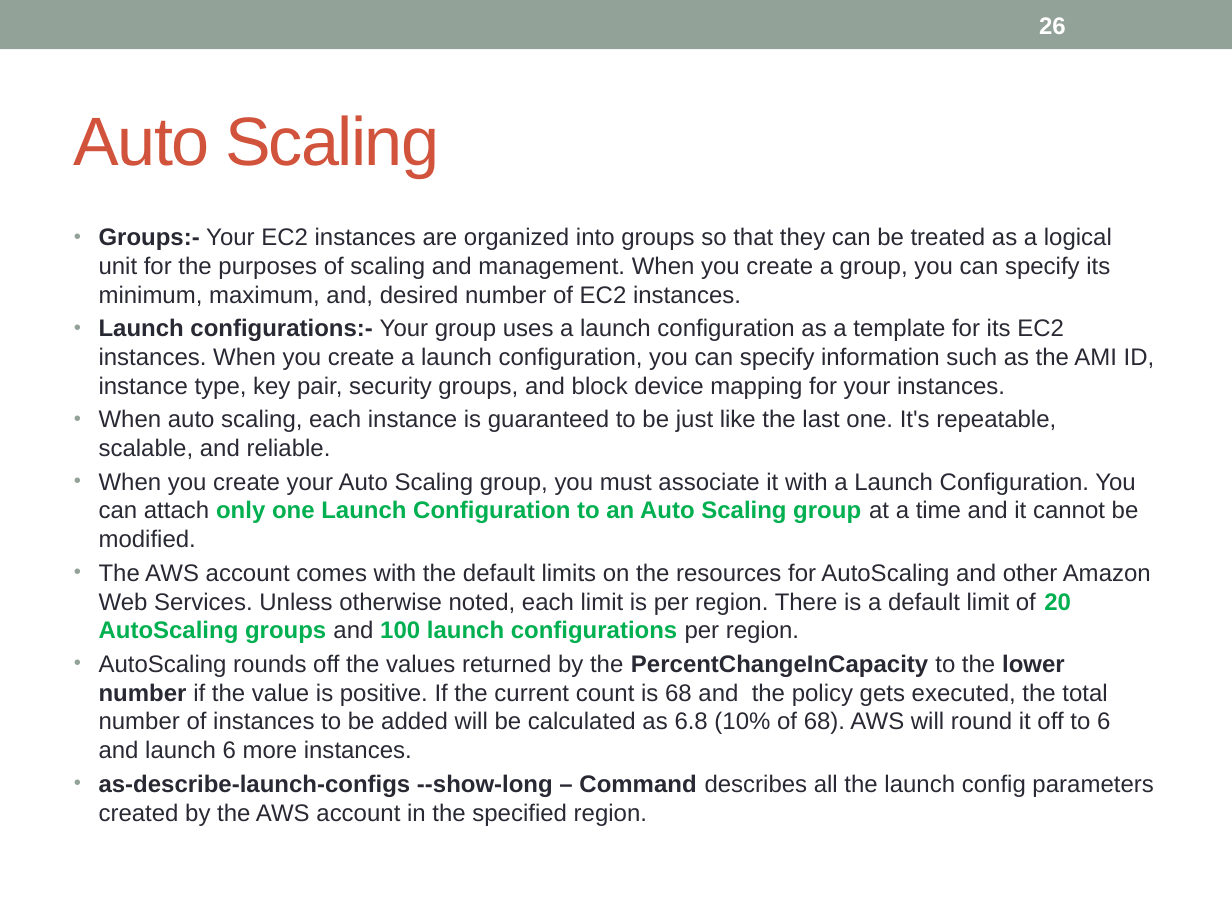
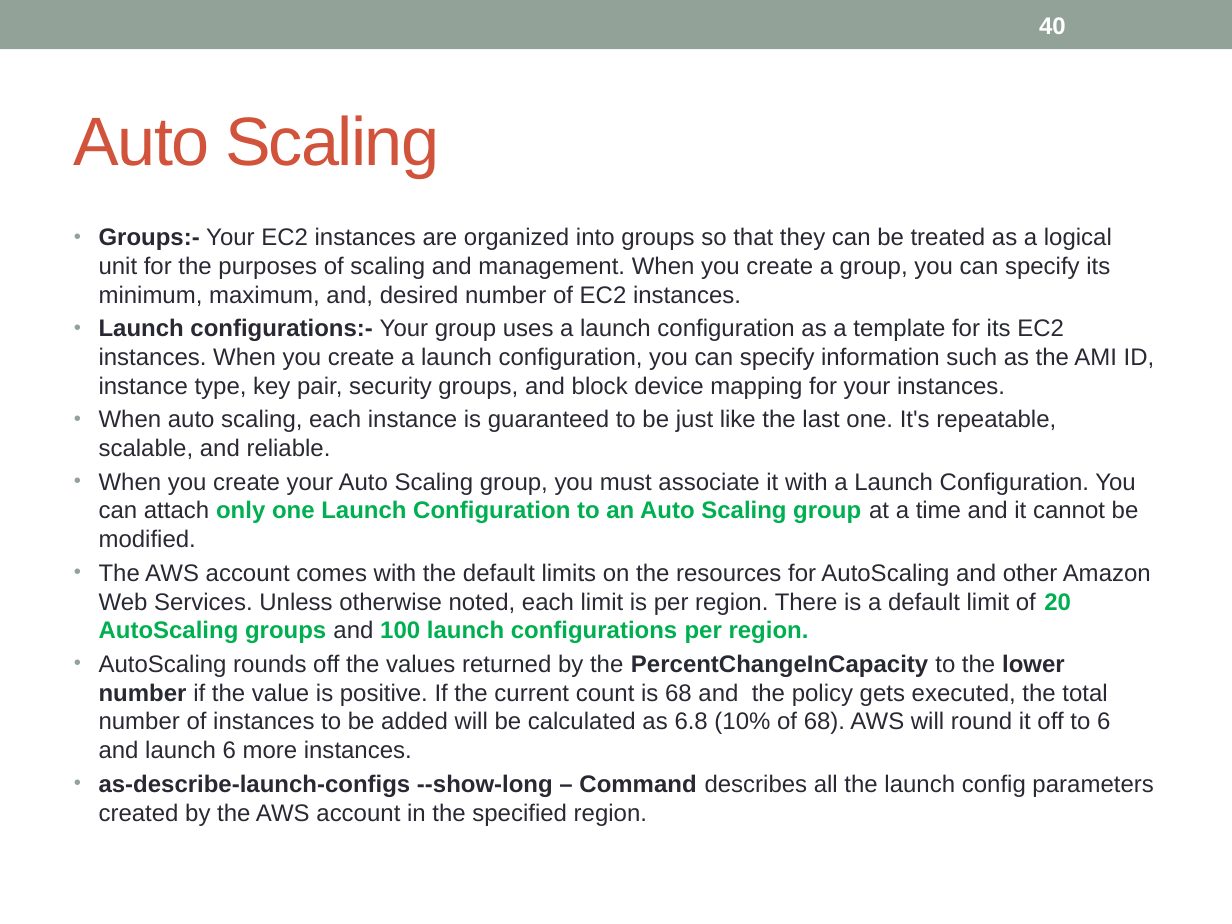
Before and after one commit to notionquest/ProjectDocumentation, a slide deck: slide 40 of AWS_Solution_Architect.pptx (slide 26 before the commit). Drawn at 1232x924 pixels with LibreOffice and Linux fonts; fonts in the diff are those of the drawing. Boxes give left, top, right and bottom in pixels: in the first picture for what was removed or moved away, otherwise in the second. Text is boxed around its words. In the diff, an @@ line names an element or a change of style, - is before the commit and + after.

```diff
--- a/AWS_Solution_Architect.pptx
+++ b/AWS_Solution_Architect.pptx
@@ page number at <box>1039,17,1066,34</box>: text changed @@
-26
+40
@@ text at <box>99,563,1151,643</box>: text colour #292934 to #00B050, bold on in "per region." @@
```
Also in this commit, not shown: 18 other slides changed, 19 slides added.
